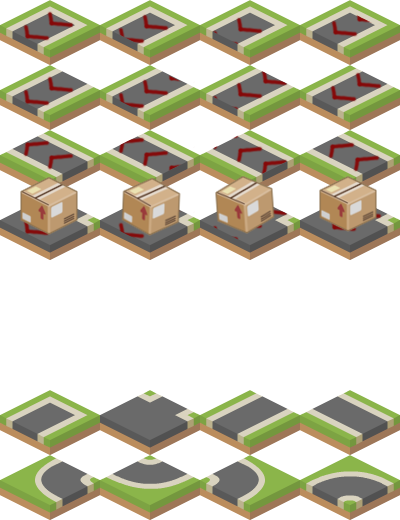
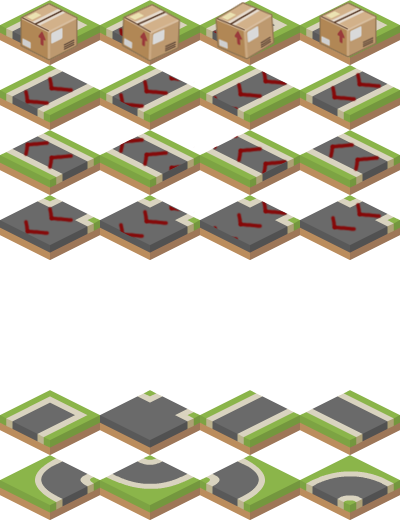
The second (400, 520) image is a revision of the first. Changes to its layers:
painted on "boxes" over [20, 2, 377, 236]
